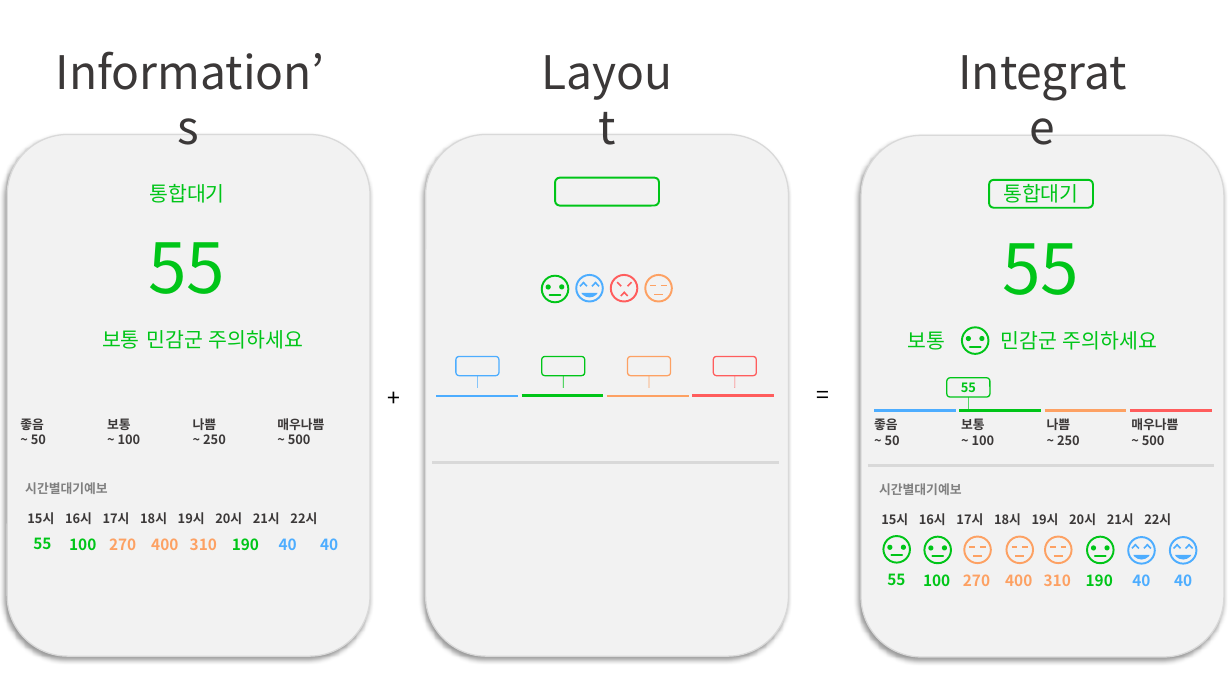
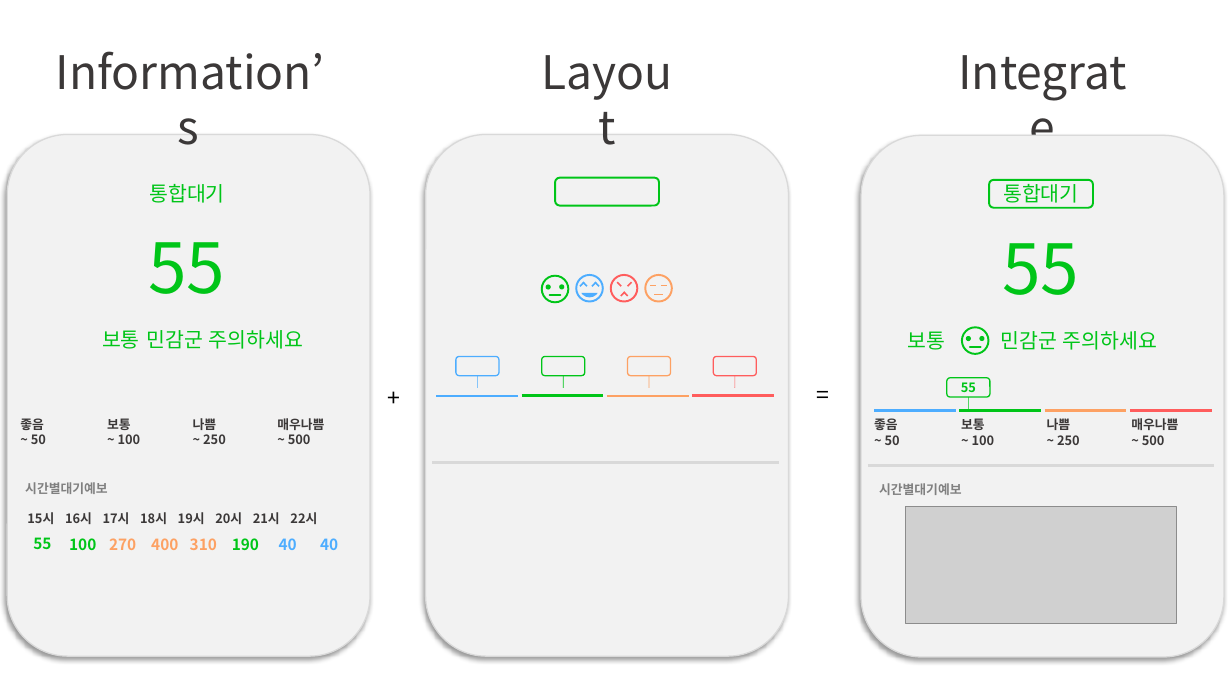
Before and after one commit to mydreamshine/Wetherforecast, a slide deck: slide 5 of PPT/미세한 날씨 리소스 제작.pptx. Drawn at 1232x693 pixels with LibreOffice and Linux fonts; fonts in the diff are those of the drawing; grey boxes stand for pictures. Boxes give left, top, right and bottom in pixels: in the first picture for what was removed or moved away, otherwise in the second. Text is boxed around its words. In the diff, an @@ line names an element or a change of style, - is before the commit and + after.

```diff
--- a/PPT/미세한 날씨 리소스 제작.pptx
+++ b/PPT/미세한 날씨 리소스 제작.pptx
@@ picture added at bbox=[906, 506, 1177, 624] @@
@@ group removed at bbox=[881, 513, 1197, 586]: 20 lines, 14 ellipses, 9 texts, 2 freeform shapes @@
-15시 16시 17시 18시 19시 20시 21시 22시
-55
-100
-270
-400
-310
-190
-40
-40
```
Also in this commit, not shown: 9 other files.
